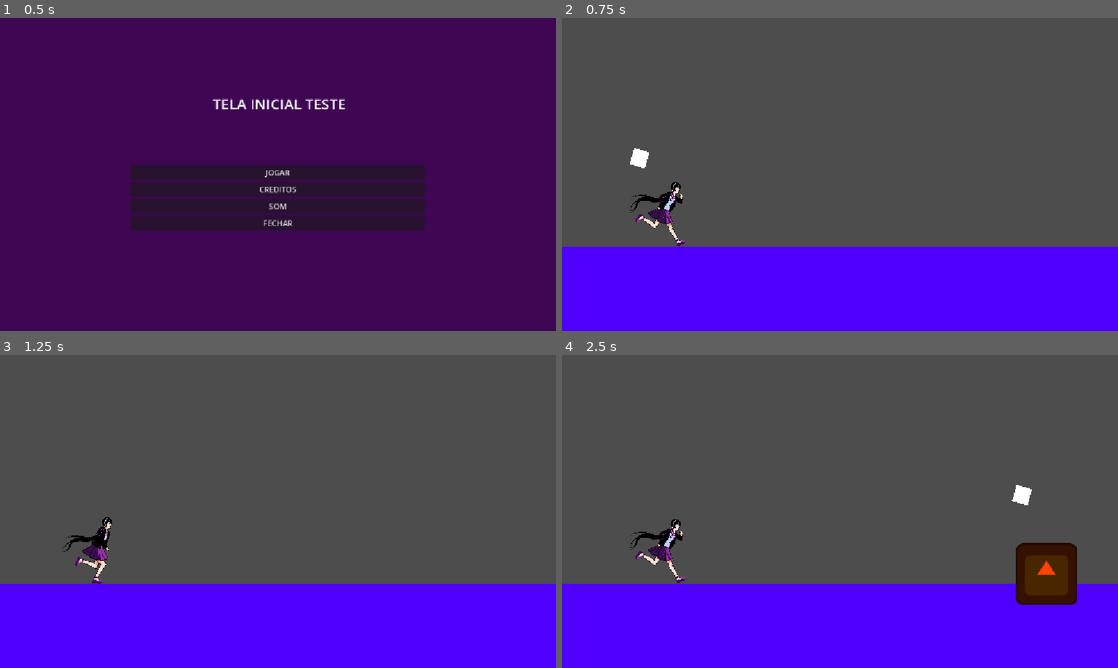
Above: before the commit, frames 1-4 (two rows, left to right).
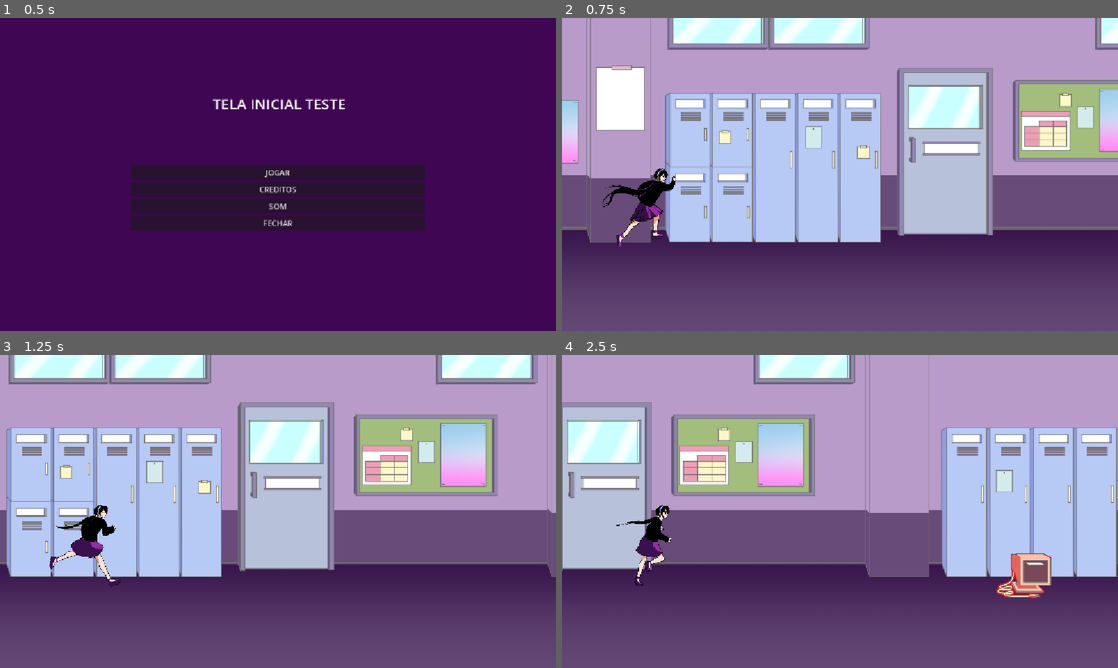
Above: after the commit, the same moments.

Repository: AJMoraes-58/Grupo9-infinite-runner
Game: Godot game, scene res://Cenas/menu_principal.tscn
Same seed, same stepped clock (60 frames per second), same inputs: the game is played once before the commit and once after it. The engine's default icon, where the game draws it, is replaced by a stand-in: a white triangle on a blue panel in a dark square.
Inputs:
- Up to frame 1 (0.5 s): no input
- Up to frame 2 (0.75 s): click "JOGAR" at 0.5 s
- Up to frame 3 (1.25 s): no input
- Up to frame 4 (2.5 s): hold Up (ui_up) from 1.28 s (still down)

Frame 1 is identical in both runs. In frame 2, 100% of the frame differs, in the area x 0-100%, y 0-100%; in frame 3, 100%; in frame 4, 100%.

Commit message:
adiciona a primeira versao das imagens dos obstaculos, cenario e personagem

Diff:
--- /dev/null
+++ b/Cenas/cadeira.tscn
@@ -0,0 +1,26 @@
+[gd_scene format=3 uid="uid://b5a1p5bnx7wd1"]
+
+[ext_resource type="Script" uid="uid://bxp4674ubmyym" path="res://Scripts/obstaculo_simples.gd" id="1_yg75w"]
+[ext_resource type="Texture2D" uid="uid://cgjly4rg2ico1" path="res://Artes/obstaculos/cadeira.png" id="2_yg75w"]
+
+[sub_resource type="RectangleShape2D" id="RectangleShape2D_yg75w"]
+size = Vector2(59, 40)
+
+[sub_resource type="RectangleShape2D" id="RectangleShape2D_bpxcr"]
+size = Vector2(82, 69.5)
+
+[node name="obstaculoSimples" type="Area2D" unique_id=158388069]
+script = ExtResource("1_yg75w")
+
+[node name="Sprite2D" type="Sprite2D" parent="." unique_id=915972913]
+position = Vector2(7.500004, -39)
+scale = Vector2(0.56250006, 0.55865926)
+texture = ExtResource("2_yg75w")
+
+[node name="CollisionShape2D" type="CollisionShape2D" parent="." unique_id=956118933]
+position = Vector2(18.5, -68)
+shape = SubResource("RectangleShape2D_yg75w")
+
+[node name="CollisionShape2D2" type="CollisionShape2D" parent="." unique_id=649679013]
+position = Vector2(6, 5.75)
+shape = SubResource("RectangleShape2D_bpxcr")
--- /dev/null
+++ b/Cenas/cadeira_caida.tscn
@@ -0,0 +1,19 @@
+[gd_scene format=3 uid="uid://baan036po8u4u"]
+
+[ext_resource type="Script" uid="uid://bxp4674ubmyym" path="res://Scripts/obstaculo_simples.gd" id="1_86ex5"]
+[ext_resource type="Texture2D" uid="uid://3pn6ocsr250d" path="res://Artes/obstaculos/cadeiraCaida.png" id="2_86ex5"]
+
+[sub_resource type="RectangleShape2D" id="RectangleShape2D_bpxcr"]
+size = Vector2(140.5, 70.99999)
+
+[node name="obstaculoSimples" type="Area2D" unique_id=158388069]
+script = ExtResource("1_86ex5")
+
+[node name="Sprite2D" type="Sprite2D" parent="." unique_id=915972913]
+position = Vector2(-91, -33.991615)
+scale = Vector2(0.6305732, 0.52946657)
+texture = ExtResource("2_86ex5")
+
+[node name="CollisionShape2D" type="CollisionShape2D" parent="." unique_id=649679013]
+position = Vector2(-89.25, -8.500004)
+shape = SubResource("RectangleShape2D_bpxcr")
--- /dev/null
+++ b/Cenas/caixa.tscn
@@ -0,0 +1,26 @@
+[gd_scene format=3 uid="uid://64j4marvp8up"]
+
+[ext_resource type="Script" uid="uid://bxp4674ubmyym" path="res://Scripts/obstaculo_simples.gd" id="1_iclr6"]
+[ext_resource type="Texture2D" uid="uid://dft1cudryke1w" path="res://Artes/obstaculos/caixa.png" id="2_iclr6"]
+
+[sub_resource type="RectangleShape2D" id="RectangleShape2D_bpxcr"]
+size = Vector2(97, 102.5)
+
+[sub_resource type="RectangleShape2D" id="RectangleShape2D_iclr6"]
+size = Vector2(21, 41)
+
+[node name="obstaculoSimples" type="Area2D" unique_id=158388069]
+script = ExtResource("1_iclr6")
+
+[node name="Sprite2D" type="Sprite2D" parent="." unique_id=915972913]
+position = Vector2(-44.762028, -47.2458)
+scale = Vector2(0.5047005, 0.553949)
+texture = ExtResource("2_iclr6")
+
+[node name="CollisionShape2D" type="CollisionShape2D" parent="." unique_id=649679013]
+position = Vector2(-40.5, -20.75)
+shape = SubResource("RectangleShape2D_bpxcr")
+
+[node name="CollisionShape2D2" type="CollisionShape2D" parent="." unique_id=2012008421]
+position = Vector2(-87.5, -85.5)
+shape = SubResource("RectangleShape2D_iclr6")
--- /dev/null
+++ b/Cenas/computador.tscn
@@ -0,0 +1,26 @@
+[gd_scene format=3 uid="uid://d3ulxcn2p1sus"]
+
+[ext_resource type="Script" uid="uid://bxp4674ubmyym" path="res://Scripts/obstaculo_simples.gd" id="1_mrqev"]
+[ext_resource type="Texture2D" uid="uid://dslakohj53amt" path="res://Artes/obstaculos/computador.png" id="2_mrqev"]
+
+[sub_resource type="RectangleShape2D" id="RectangleShape2D_bpxcr"]
+size = Vector2(74, 90.24999)
+
+[sub_resource type="RectangleShape2D" id="RectangleShape2D_mrqev"]
+size = Vector2(25, 25)
+
+[node name="obstaculoSimples" type="Area2D" unique_id=158388069]
+script = ExtResource("1_mrqev")
+
+[node name="Sprite2D" type="Sprite2D" parent="." unique_id=915972913]
+position = Vector2(-40.512024, -28.245796)
+scale = Vector2(0.5636177, 0.5670209)
+texture = ExtResource("2_mrqev")
+
+[node name="CollisionShape2D" type="CollisionShape2D" parent="." unique_id=649679013]
+position = Vector2(-33, -14.875004)
+shape = SubResource("RectangleShape2D_bpxcr")
+
+[node name="CollisionShape2D2" type="CollisionShape2D" parent="." unique_id=1647709434]
+position = Vector2(-84.5, 7.5)
+shape = SubResource("RectangleShape2D_mrqev")
--- a/Cenas/mundo.tscn
+++ b/Cenas/mundo.tscn
@@ -2,6 +2,7 @@
 
 [ext_resource type="Script" uid="uid://bi60xgar4q0pi" path="res://Scripts/mundo.gd" id="1_j5dva"]
 [ext_resource type="PackedScene" uid="uid://tvtnh34op6og" path="res://Cenas/protagonista.tscn" id="1_oji8i"]
+[ext_resource type="Texture2D" uid="uid://di1wdoow8b6sx" path="res://Artes/cenarios/Cenário.png" id="2_qboq2"]
 [ext_resource type="Script" uid="uid://gse3i7fmeqe5" path="res://Scripts/tela_de_game_over.gd" id="3_8gp82"]
 
 [sub_resource type="LabelSettings" id="LabelSettings_qboq2"]
@@ -11,11 +12,23 @@
 script = ExtResource("1_j5dva")
 protagonista = NodePath("protagonista")
 
+[node name="ParallaxBackground" type="ParallaxBackground" parent="." unique_id=337337887]
+
+[node name="ParallaxLayer" type="ParallaxLayer" parent="ParallaxBackground" unique_id=649283610]
+motion_mirroring = Vector2(9878, 0)
+
+[node name="Sprite2D" type="Sprite2D" parent="ParallaxBackground/ParallaxLayer" unique_id=1116098891]
+position = Vector2(-227.99998, -6.0000014)
+scale = Vector2(0.78396827, 0.7990741)
+texture = ExtResource("2_qboq2")
+centered = false
+
 [node name="protagonista" parent="." unique_id=1602220430 instance=ExtResource("1_oji8i")]
-position = Vector2(-95, 489)
+position = Vector2(-95, 514)
 
 [node name="telaDeGameOver" type="CanvasLayer" parent="." unique_id=71229866]
 process_mode = 3
+visible = false
 script = ExtResource("3_8gp82")
 
 [node name="ColorRect" type="ColorRect" parent="telaDeGameOver" unique_id=1463779496]
--- a/Cenas/obstaculo_simples.tscn
+++ /dev/null
@@ -1,17 +0,0 @@
-[gd_scene format=3 uid="uid://b5a1p5bnx7wd1"]
-
-[ext_resource type="Script" uid="uid://bxp4674ubmyym" path="res://Scripts/obstaculo_simples.gd" id="1_yg75w"]
-[ext_resource type="Texture2D" uid="uid://dc5t4hcakfa0n" path="res://icon.svg" id="1_ypbgm"]
-
-[sub_resource type="RectangleShape2D" id="RectangleShape2D_yg75w"]
-size = Vector2(128, 128)
-
-[node name="obstaculoSimples" type="Area2D" unique_id=158388069]
-script = ExtResource("1_yg75w")
-
-[node name="Sprite2D" type="Sprite2D" parent="." unique_id=915972913]
-modulate = Color(1, 0.27058825, 0, 1)
-texture = ExtResource("1_ypbgm")
-
-[node name="CollisionShape2D" type="CollisionShape2D" parent="." unique_id=956118933]
-shape = SubResource("RectangleShape2D_yg75w")
--- a/Cenas/protagonista.tscn
+++ b/Cenas/protagonista.tscn
@@ -2,30 +2,39 @@
 
 [ext_resource type="Script" uid="uid://dladac50ytvge" path="res://Scripts/protagonista.gd" id="1_3mf1m"]
 [ext_resource type="Texture2D" uid="uid://dfv31idqu47pw" path="res://Artes/personagens/Personagem 1.png" id="2_4dfmo"]
+[ext_resource type="Texture2D" uid="uid://bcwvanyve8rro" path="res://Artes/personagens/Personagem Anim-Sheet F-Sheet.png" id="2_o8hgg"]
 
-[sub_resource type="AtlasTexture" id="AtlasTexture_4dfmo"]
-atlas = ExtResource("2_4dfmo")
-region = Rect2(0, 0, 523, 800)
+[sub_resource type="AtlasTexture" id="AtlasTexture_8jvr3"]
+atlas = ExtResource("2_o8hgg")
+region = Rect2(0, 0, 528, 512)
 
-[sub_resource type="AtlasTexture" id="AtlasTexture_o8hgg"]
-atlas = ExtResource("2_4dfmo")
-region = Rect2(523, 0, 523, 800)
+[sub_resource type="AtlasTexture" id="AtlasTexture_rerye"]
+atlas = ExtResource("2_o8hgg")
+region = Rect2(528, 0, 528, 512)
 
-[sub_resource type="AtlasTexture" id="AtlasTexture_f05np"]
-atlas = ExtResource("2_4dfmo")
-region = Rect2(1046, 0, 523, 800)
+[sub_resource type="AtlasTexture" id="AtlasTexture_4i3e0"]
+atlas = ExtResource("2_o8hgg")
+region = Rect2(1056, 0, 528, 512)
 
-[sub_resource type="AtlasTexture" id="AtlasTexture_r3qfo"]
-atlas = ExtResource("2_4dfmo")
-region = Rect2(1569, 0, 523, 800)
+[sub_resource type="AtlasTexture" id="AtlasTexture_55332"]
+atlas = ExtResource("2_o8hgg")
+region = Rect2(1584, 0, 528, 512)
 
-[sub_resource type="AtlasTexture" id="AtlasTexture_f2jm7"]
-atlas = ExtResource("2_4dfmo")
-region = Rect2(2092, 0, 523, 800)
+[sub_resource type="AtlasTexture" id="AtlasTexture_ua2m7"]
+atlas = ExtResource("2_o8hgg")
+region = Rect2(2112, 0, 528, 512)
 
-[sub_resource type="AtlasTexture" id="AtlasTexture_2mgbb"]
-atlas = ExtResource("2_4dfmo")
-region = Rect2(2615, 0, 523, 800)
+[sub_resource type="AtlasTexture" id="AtlasTexture_pvvvf"]
+atlas = ExtResource("2_o8hgg")
+region = Rect2(2640, 0, 528, 512)
+
+[sub_resource type="AtlasTexture" id="AtlasTexture_df14f"]
+atlas = ExtResource("2_o8hgg")
+region = Rect2(3168, 0, 528, 512)
+
+[sub_resource type="AtlasTexture" id="AtlasTexture_icamq"]
+atlas = ExtResource("2_o8hgg")
+region = Rect2(3696, 0, 528, 512)
 
 [sub_resource type="AtlasTexture" id="AtlasTexture_7a47k"]
 atlas = ExtResource("2_4dfmo")
@@ -39,26 +48,32 @@
 animations = [{
 "frames": [{
 "duration": 1.0,
-"texture": SubResource("AtlasTexture_4dfmo")
+"texture": SubResource("AtlasTexture_8jvr3")
 }, {
 "duration": 1.0,
-"texture": SubResource("AtlasTexture_o8hgg")
+"texture": SubResource("AtlasTexture_rerye")
 }, {
 "duration": 1.0,
-"texture": SubResource("AtlasTexture_f05np")
+"texture": SubResource("AtlasTexture_4i3e0")
 }, {
 "duration": 1.0,
-"texture": SubResource("AtlasTexture_r3qfo")
+"texture": SubResource("AtlasTexture_55332")
 }, {
 "duration": 1.0,
-"texture": SubResource("AtlasTexture_f2jm7")
+"texture": SubResource("AtlasTexture_ua2m7")
 }, {
 "duration": 1.0,
-"texture": SubResource("AtlasTexture_2mgbb")
+"texture": SubResource("AtlasTexture_pvvvf")
+}, {
+"duration": 1.0,
+"texture": SubResource("AtlasTexture_df14f")
+}, {
+"duration": 1.0,
+"texture": SubResource("AtlasTexture_icamq")
 }],
 "loop": true,
 "name": &"corrida",
-"speed": 8.0
+"speed": 10.0
 }, {
 "frames": [{
 "duration": 1.0,
@@ -74,20 +89,19 @@
 
 [sub_resource type="CapsuleShape2D" id="CapsuleShape2D_4dfmo"]
 radius = 20.0
-height = 140.0
+height = 166.0
 
 [node name="protagonista" type="CharacterBody2D" unique_id=1602220430]
 script = ExtResource("1_3mf1m")
 
 [node name="AnimatedSprite2D" type="AnimatedSprite2D" parent="." unique_id=1096387233]
-position = Vector2(60.500004, 80.750015)
-scale = Vector2(0.28107077, 0.294375)
+position = Vector2(45.85134, 66.55501)
+scale = Vector2(0.33655813, 0.34982425)
 sprite_frames = SubResource("SpriteFrames_2mgbb")
 animation = &"corrida"
-frame_progress = 0.7323702
 
 [node name="CollisionShape2D" type="CollisionShape2D" parent="." unique_id=1375991720]
-position = Vector2(80, 81)
+position = Vector2(67, 73)
 shape = SubResource("CapsuleShape2D_4dfmo")
 
 [node name="Camera2D" type="Camera2D" parent="." unique_id=728148421]
--- a/Cenas/segmento.tscn
+++ b/Cenas/segmento.tscn
@@ -9,32 +9,26 @@
 script = ExtResource("1_6ikba")
 
 [node name="pontoUm" type="Marker2D" parent="." unique_id=300105926]
-position = Vector2(57, 618)
+position = Vector2(57, 690.00006)
 
 [node name="pontoDois" type="Marker2D" parent="." unique_id=216833621]
-position = Vector2(-544, 613)
+position = Vector2(-544, 685.00006)
 
 [node name="pontoTres" type="Marker2D" parent="." unique_id=780156823]
-position = Vector2(526, 620)
+position = Vector2(526, 692.00006)
 
 [node name="chao" type="StaticBody2D" parent="." unique_id=1642318362]
 position = Vector2(0, 650)
 
 [node name="CollisionShape2D" type="CollisionShape2D" parent="chao" unique_id=343052254]
-position = Vector2(166, 2.5)
+position = Vector2(166, 53.5)
 shape = SubResource("RectangleShape2D_iv7sf")
 
 [node name="ColorRect" type="ColorRect" parent="chao" unique_id=1143879048]
+visible = false
 offset_left = -584.0
 offset_top = -11.0
 offset_right = 916.0
 offset_bottom = 289.0
 color = Color(0.3137255, 0, 1, 1)
 metadata/_edit_use_anchors_ = true
-
-[node name="ColorRect" type="ColorRect" parent="." unique_id=780961368]
-offset_left = -5.0000305
-offset_top = 432.99994
-offset_right = 28.003677
-offset_bottom = 468.11005
-rotation = 0.2617994
--- a/Scripts/segmento.gd
+++ b/Scripts/segmento.gd
@@ -1,5 +1,6 @@
 extends Node2D
-@onready var opcoesDeObstaculos = [preload("res://Cenas/obstaculo_simples.tscn")]
+@onready var opcoesDeObstaculos = [preload("res://Cenas/cadeira.tscn"), preload("res://Cenas/cadeira_caida.tscn"),
+									preload("res://Cenas/caixa.tscn"), preload("res://Cenas/computador.tscn")]
 @onready var pontosParaGeracao = [$pontoUm, $pontoDois, $pontoTres] #pontos seguros de pulo valido
 
 const ZONA_DE_SEGURANCA: float = 400.0
Renamed: Artes/obstaculos/Obstaculo 2.png -> Artes/obstaculos/cadeira.png
Not shown, changed: Artes/obstaculos/cadeira.png.import
Renamed: Artes/obstaculos/Obstaculo 3.png -> Artes/obstaculos/cadeiraCaida.png
Not shown, changed: Artes/obstaculos/cadeiraCaida.png.import
Renamed: Artes/obstaculos/Obstaculo 4.png -> Artes/obstaculos/caixa.png
Not shown, changed: Artes/obstaculos/caixa.png.import
Renamed: Artes/obstaculos/Obstaculo 5.png -> Artes/obstaculos/computador.png
Not shown, changed: Artes/obstaculos/computador.png.import
Renamed: Artes/obstaculos/Obstaculo.png -> Artes/obstaculos/lustre.png
Not shown, changed: Artes/obstaculos/lustre.png.import
Not shown: 1 places in Cenas/menu_principal.tscn that only renumber resources
